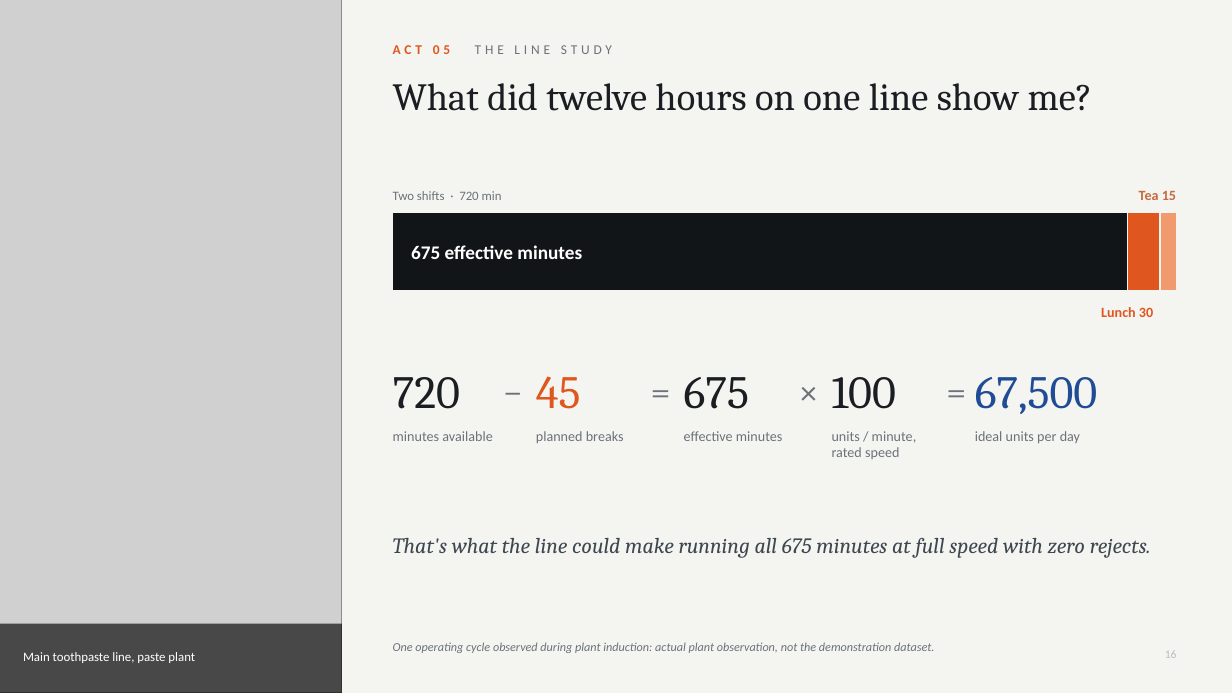
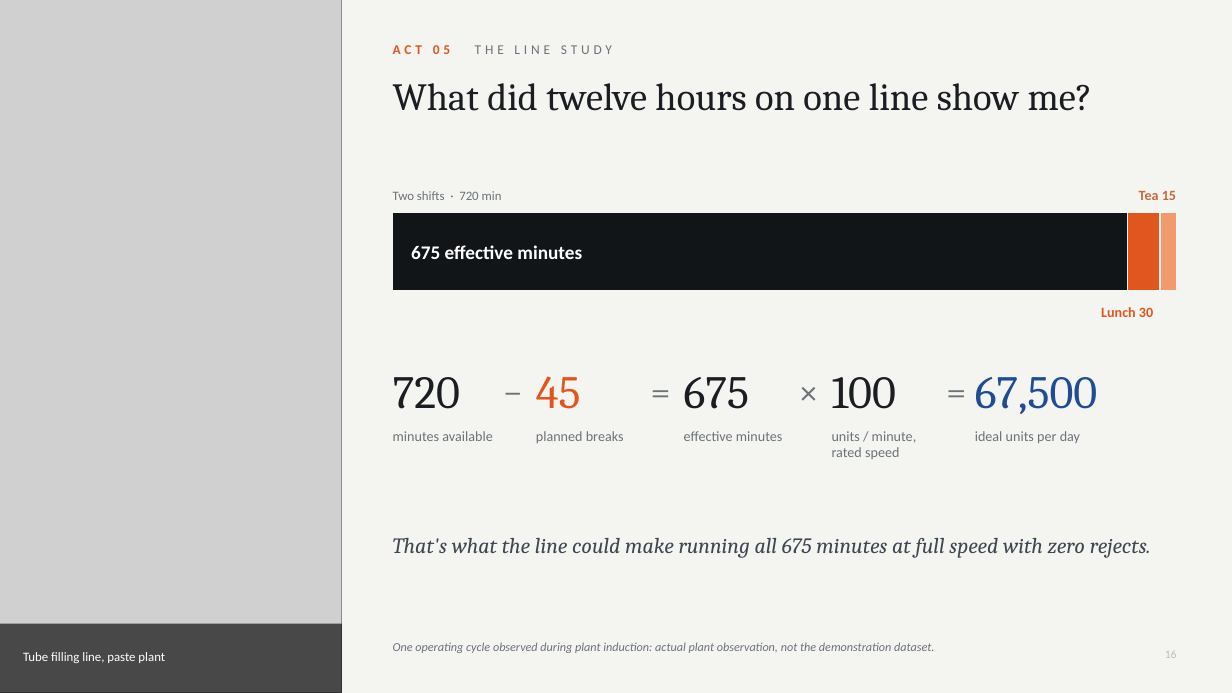
Before and after one commit to srivastavashreejita-ux/master-executive-system, a slide deck: slide 16 of sip-presentation/SIP_Story_Deck.pptx. Drawn at 1232x693 pixels with LibreOffice and Linux fonts; fonts in the diff are those of the drawing; grey boxes stand for pictures. Boxes give left, top, right and bottom in pixels: in the first picture for what was removed or moved away, otherwise in the second. Text is boxed around its words. In the diff, an @@ line names an element or a change of style, - is before the commit and + after.

```diff
--- a/sip-presentation/SIP_Story_Deck.pptx
+++ b/sip-presentation/SIP_Story_Deck.pptx
@@ text at box(23, 652, 165, 663): text changed @@
-Main toothpaste line, paste plant
+Tube filling line, paste plant
```
Also in this commit, not shown: 7 other slides changed, 20 other files.
